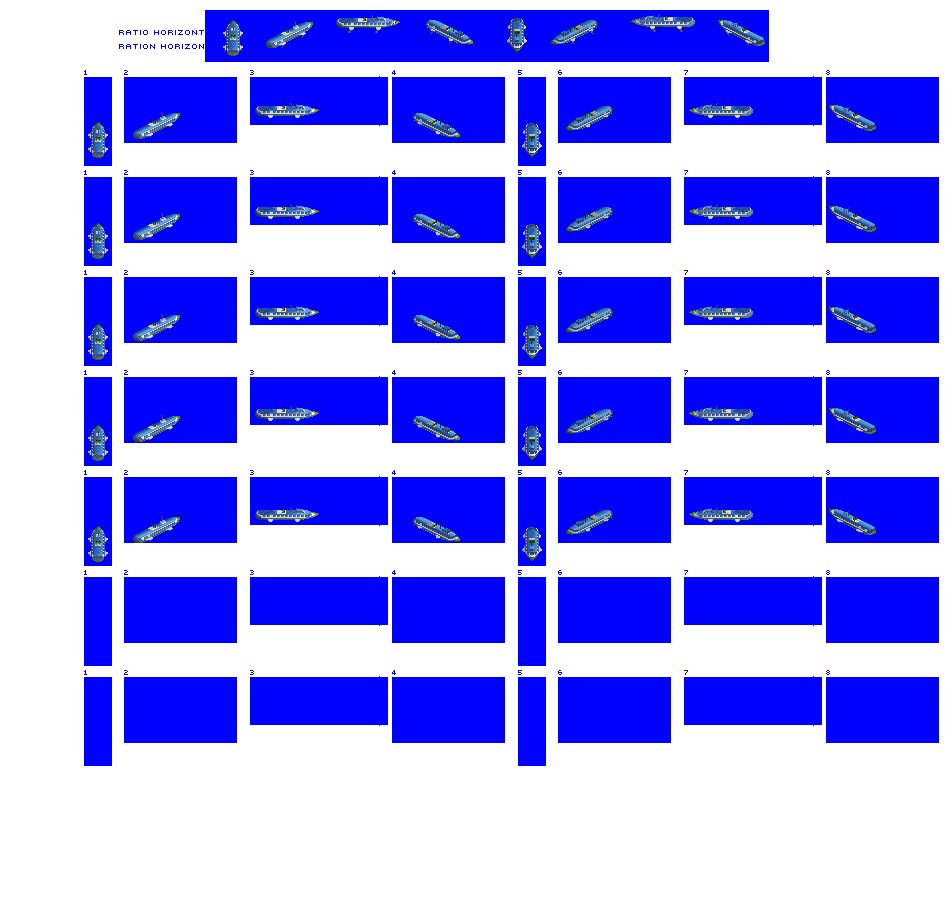
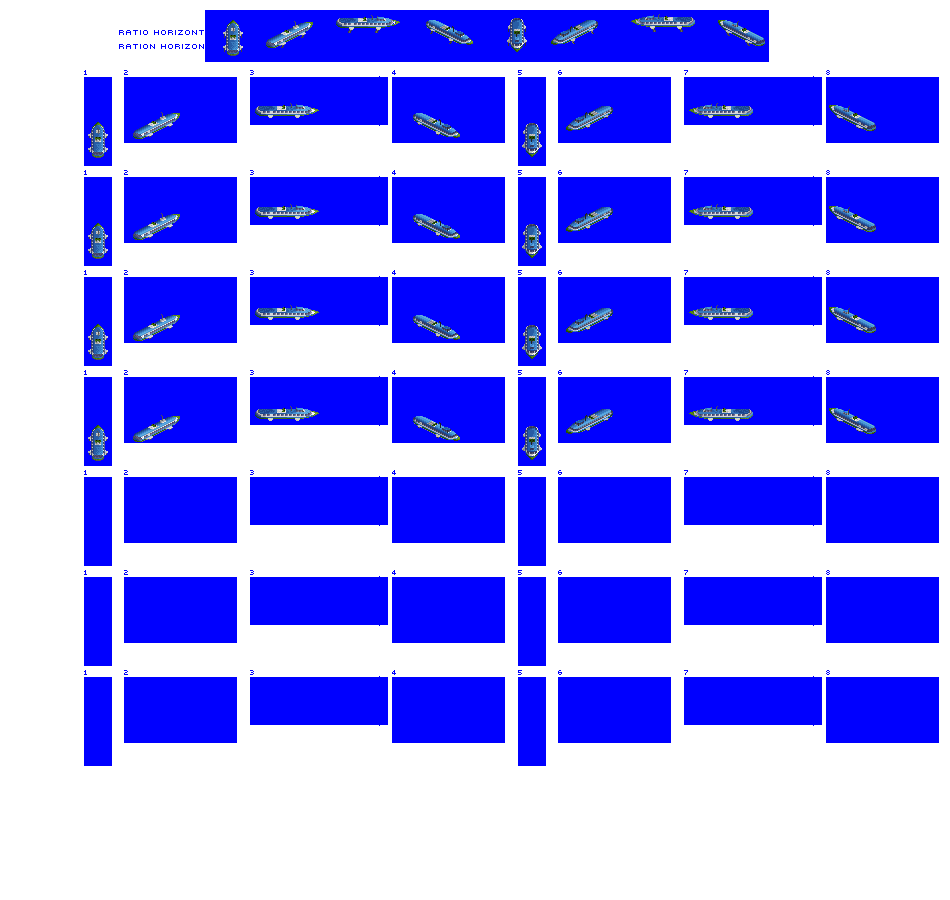
The second 950 × 900 image is a revision of the first. Changes to its layers:
painted on "Hydrofoil" over [88, 507, 876, 562]
